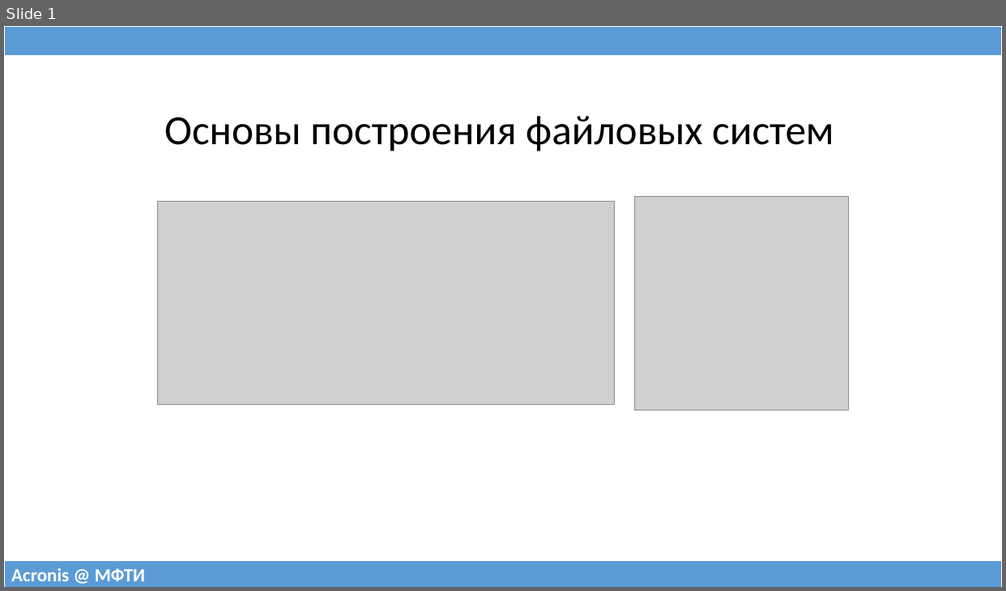
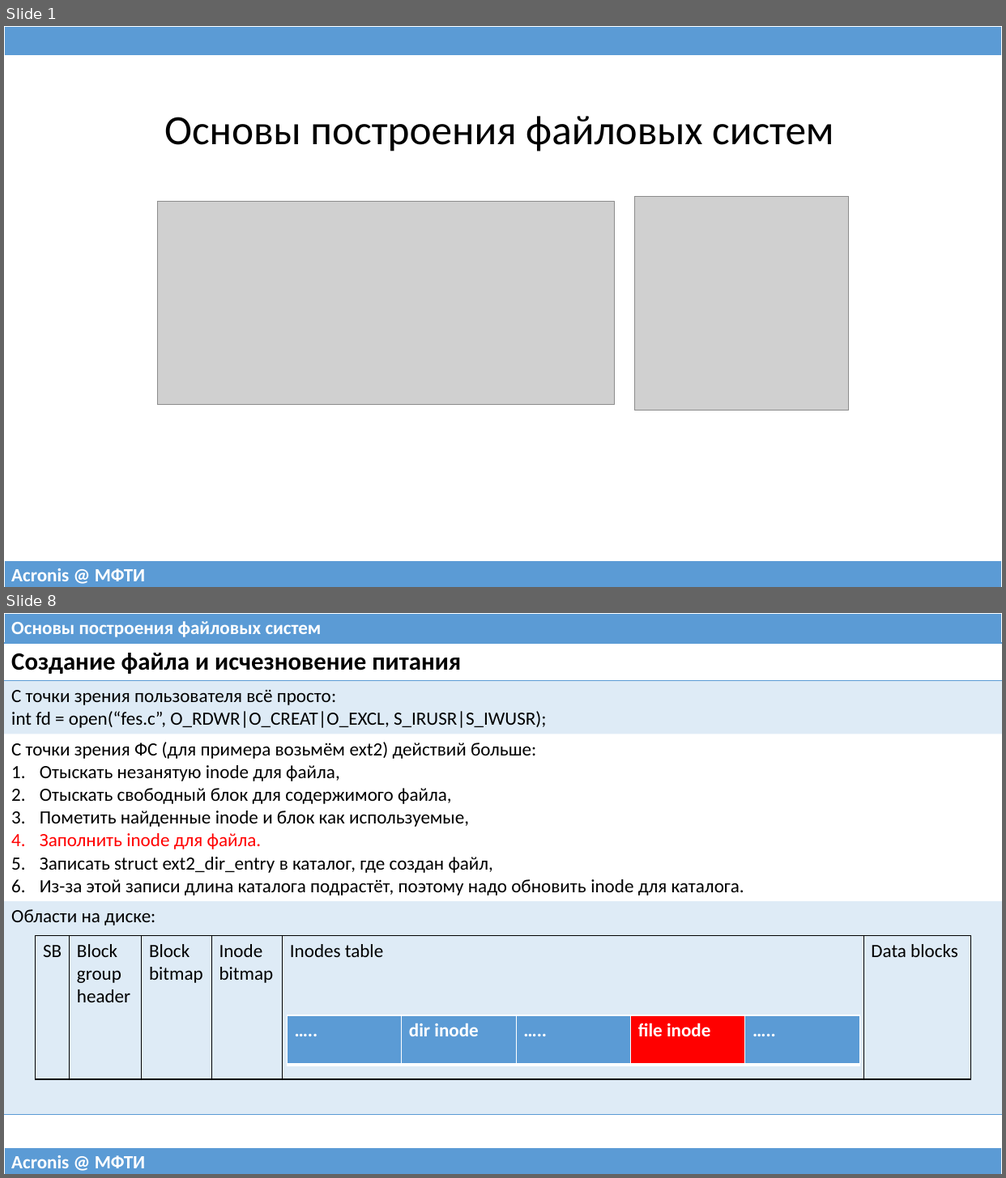
Before and after one commit to 75cc8545e7b021ed280ed0ef99fc7fc4/filesystems-101, a slide deck: talks/src/class04.pptx. Shown one above the other, each under a label of ours: slide 1 before the commit, slides 1 and 8 after it; the slides between them are not shown. The pictures are 1006x591 and 1006x1178 pixels, drawn with LibreOffice and Linux fonts; fonts in the diff are those of the drawing; grey boxes stand for pictures. Boxes give left, top, right and bottom in pixels: in the first picture for what was removed or moved away, otherwise in the second. Text is boxed around its words. In the diff, an @@ line names an element or a change of style, - is before the commit and + after.

```diff
--- a/talks/src/class04.pptx
+++ b/talks/src/class04.pptx
@@ slide 8 added at (4, 613, 1002, 1174), background #FFFFFF @@
@@ table added at (4, 613, 1002, 643), 1 rows, 1 columns @@
+Основы построения файловых систем
@@ table added at (4, 643, 1002, 1107), 4 rows, 1 columns @@
+Создание файла и исчезновение питания
+С точки зрения пользователя всё просто: / int fd = open(“fes.c”, O_RDWR|O_CREAT|O_EXCL, S_IRUSR|S_IWUSR);
+С точки зрения ФС (для примера возьмём ext2) действий больше: / Отыскать незанятую inode для файла, / Отыскать свободный блок для содержимого файла, / Пометить найденные inode и блок как используемые, / Заполнить inode для файла. / Записать struct ext2_dir_entry в каталог, где создан файл, / Из-за этой записи длина каталога подрастёт, поэтому надо обновить inode для каталога.
+Области на диске:
@@ table added at (36, 936, 971, 1080), 1 rows, 6 columns @@
+SB | Block group header | Block bitmap | Inode bitmap | Inodes table | Data blocks
@@ table added at (287, 1016, 859, 1065), 1 rows, 5 columns @@
+….. | dir inode | ….. | file inode | …..
@@ table added at (4, 1148, 1002, 1174), 1 rows, 1 columns @@
+Acronis @ МФТИ
```
Also in this commit, not shown: 2 slides changed, 32 other slides added, 27 slides removed, 2 other files.
